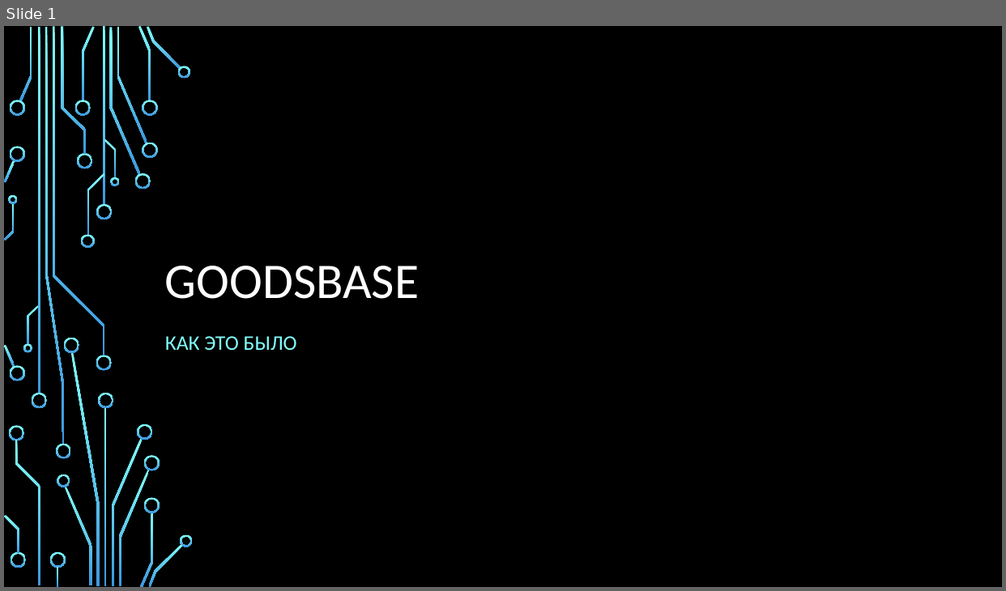
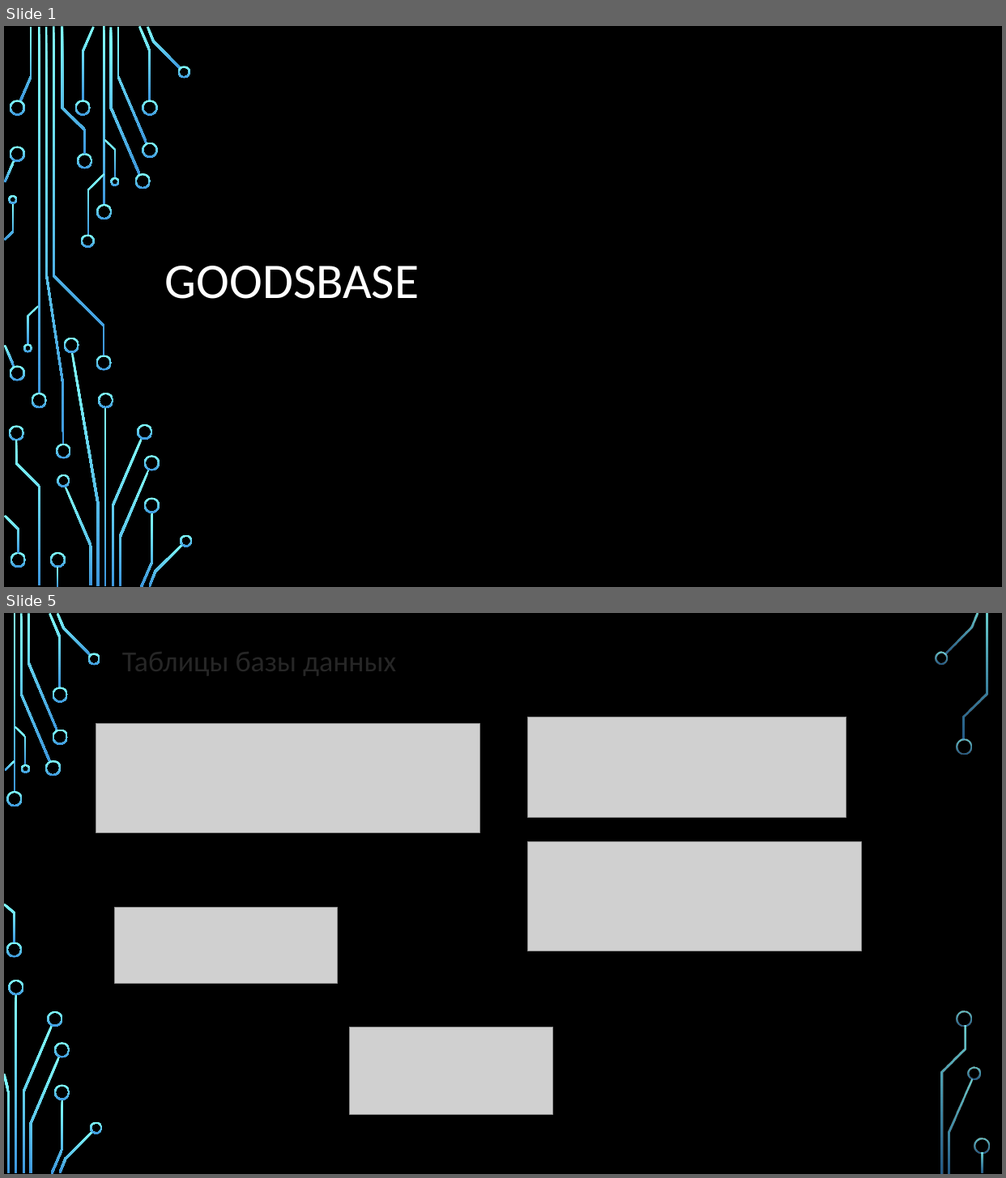
Before and after one commit to samgrim/GoodsBase, a slide deck: Goodsbase.pptx. Shown one above the other, each under a label of ours: slide 1 before the commit, slides 1 and 5 after it; the slides between them are not shown. The pictures are 1006x591 and 1006x1178 pixels, drawn with LibreOffice and Linux fonts; fonts in the diff are those of the drawing; grey boxes stand for pictures; background and template pictures are left out. Boxes give left, top, right and bottom in pixels: in the first picture for what was removed or moved away, otherwise in the second. Text is boxed around its words. In the diff, an @@ line names an element or a change of style, - is before the commit and + after.

```diff
--- a/Goodsbase.pptx
+++ b/Goodsbase.pptx
@@ slide 5 added at bbox=[4, 613, 1002, 1174], background picture (left out) @@
@@ text added at bbox=[122, 644, 396, 679], 28 pt, text #262626 @@
+Таблицы базы данных
@@ picture added at bbox=[96, 724, 479, 833] @@
@@ picture added at bbox=[527, 717, 846, 817] @@
@@ picture added at bbox=[527, 842, 861, 952] @@
@@ picture added at bbox=[115, 907, 337, 983] @@
@@ picture added at bbox=[350, 1028, 552, 1115] @@
@@ group added at bbox=[4, 613, 990, 1174]: 33 freeform shapes, 3 rectangles @@
@@ slide 1 changed as well @@
@@ subtitle removed at bbox=[165, 336, 297, 350] @@
-КАК ЭТО БЫЛО
```
Also in this commit, not shown: 2 other slides changed, 15 other slides added, 1 slide removed.
